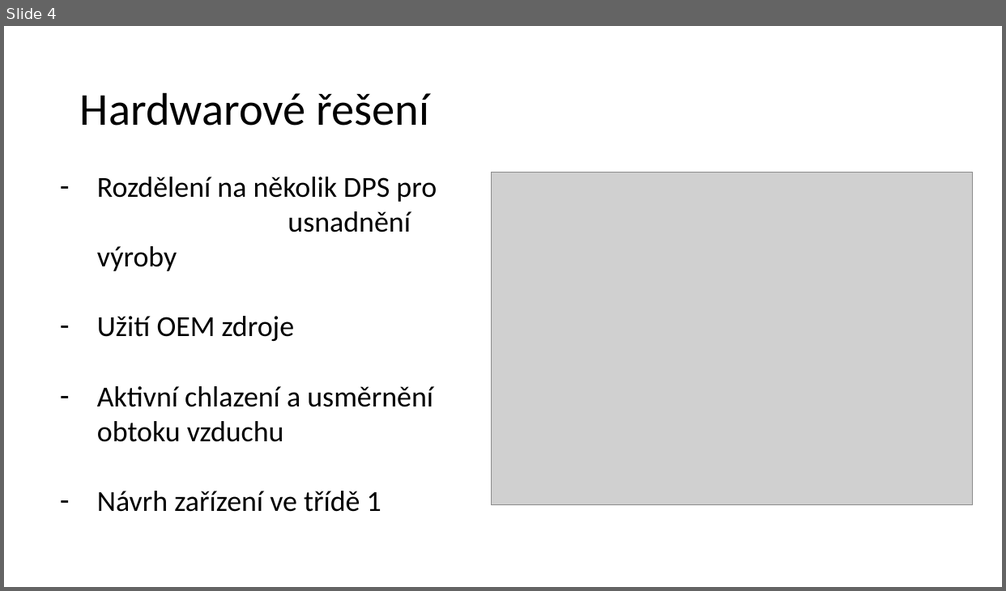
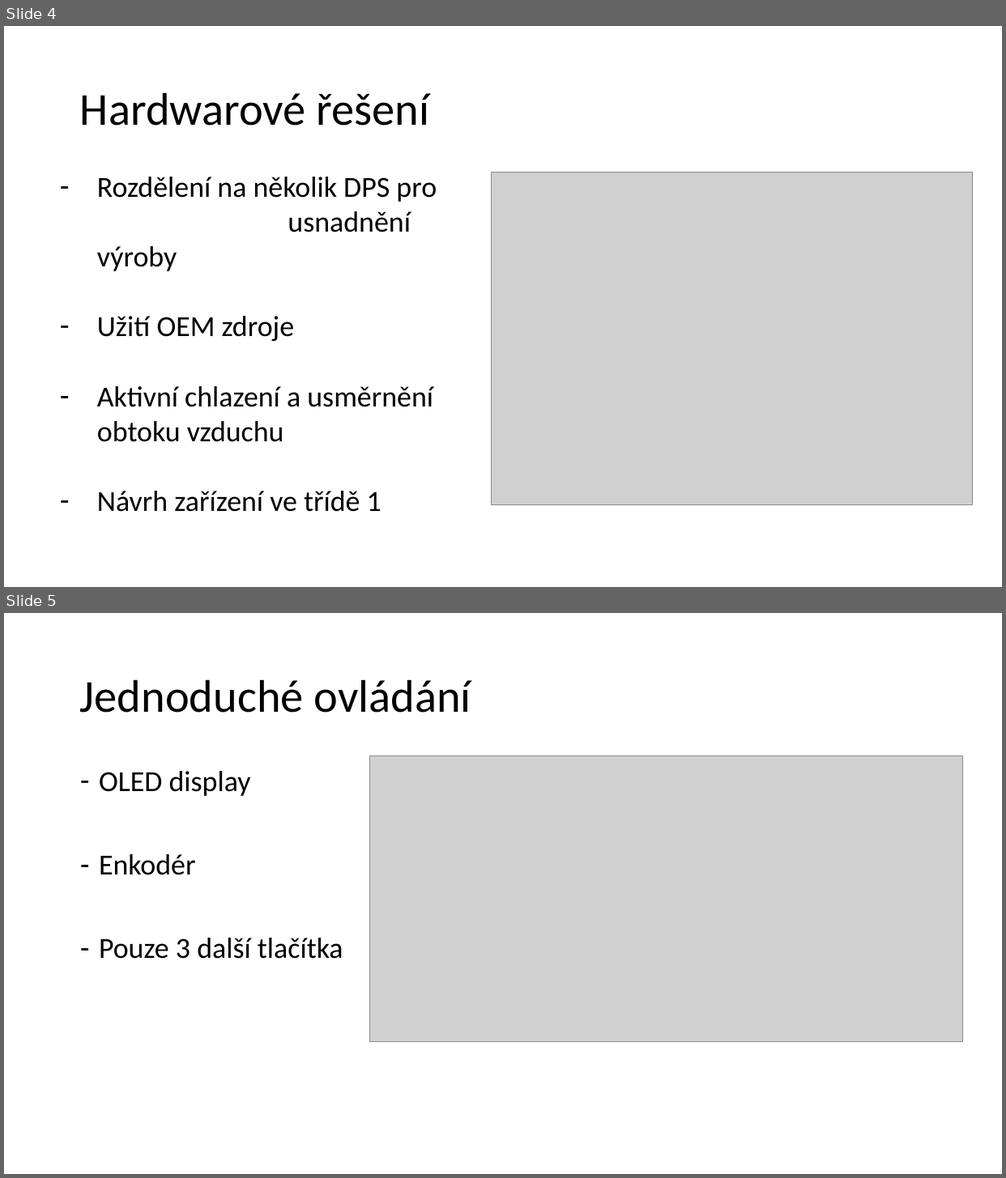
Before and after one commit to Milan2mecha/zdroj, a slide deck: Kompaktní laboratorní zdroj.pptx. Shown one above the other, each under a label of ours: slide 4 before the commit, slides 4 and 5 after it. The pictures are 1006x591 and 1006x1178 pixels, drawn with LibreOffice and Linux fonts; fonts in the diff are those of the drawing; grey boxes stand for pictures. Boxes give left, top, right and bottom in pixels: in the first picture for what was removed or moved away, otherwise in the second. Text is boxed around its words. In the diff, an @@ line names an element or a change of style, - is before the commit and + after.

```diff
--- a/Kompaktní laboratorní zdroj.pptx
+++ b/Kompaktní laboratorní zdroj.pptx
@@ slide 5 added at [4, 613, 1002, 1174], background #FFFFFF @@
@@ title added at [80, 679, 471, 713], 44 pt, text #000000 @@
+Jednoduché ovládání
@@ picture added at [369, 756, 963, 1043] @@
@@ text added at [99, 771, 343, 959], 28 pt, text #000000 @@
+– OLED display
+– Enkodér
+– Pouze 3 další tlačítka
```
Also in this commit, not shown: 1 other slide added, 1 slide removed.
